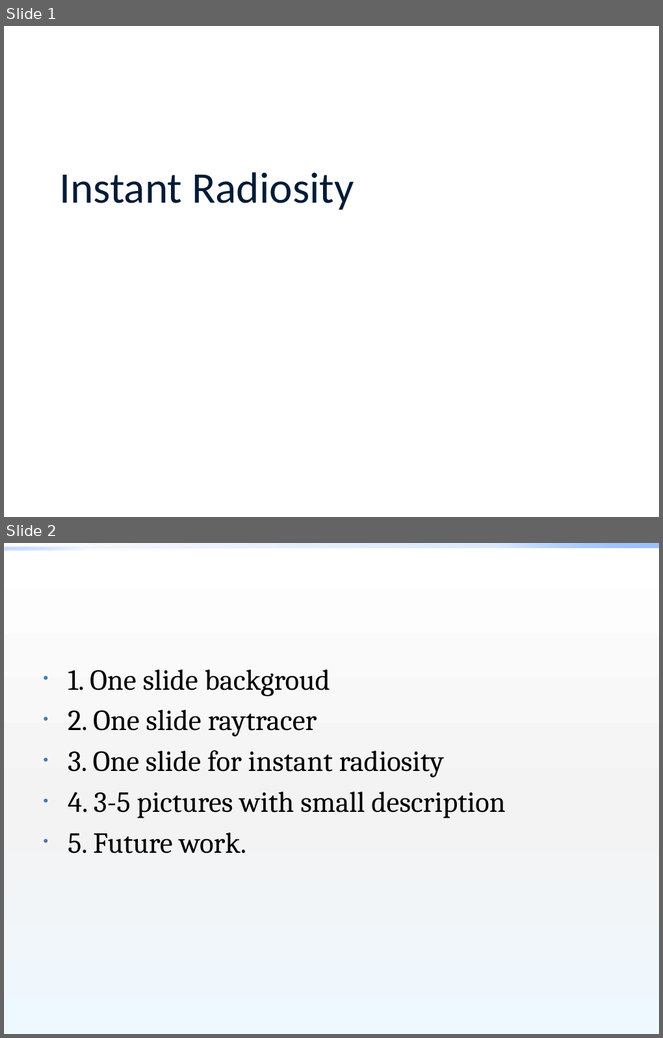
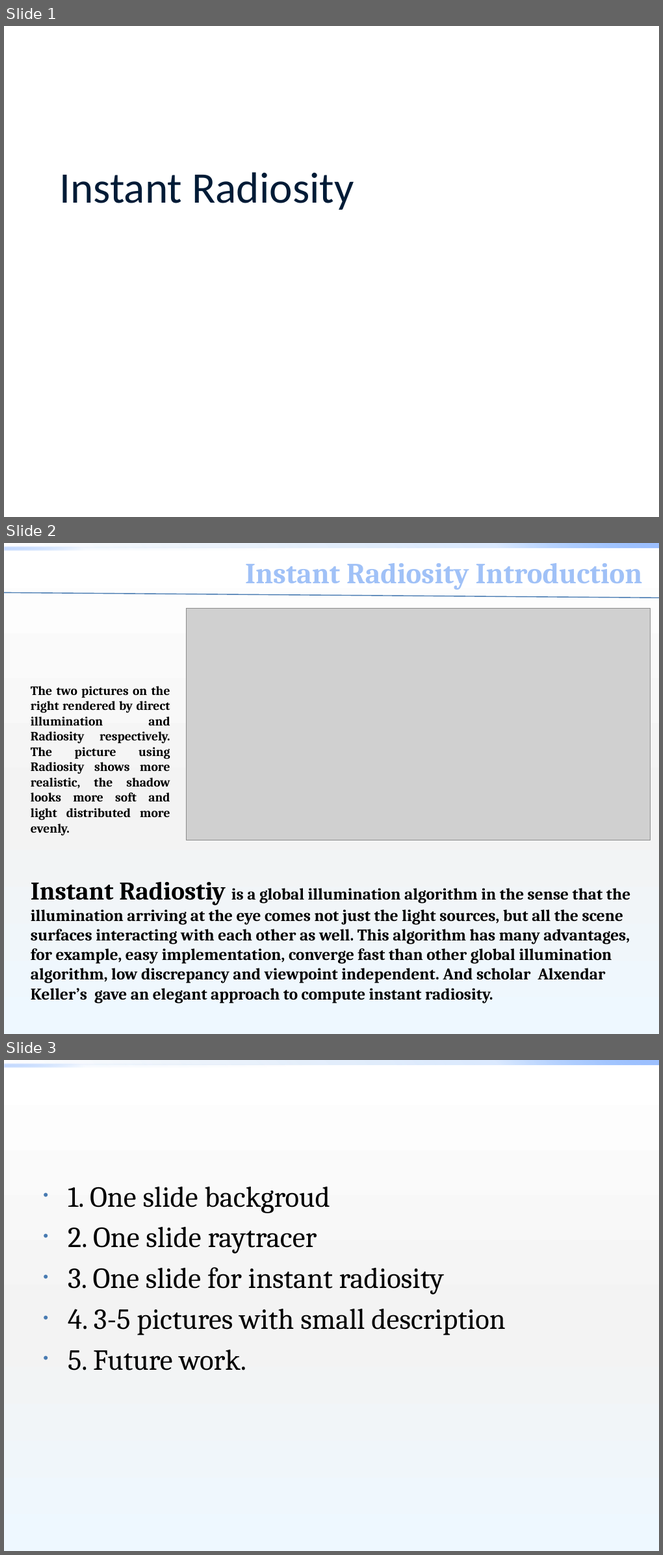
Before and after one commit to zdltheone/instant-radiosity, a slide deck: src/Final write up.pptx. Shown one above the other, each under a label of ours: slides 1 and 2 before the commit, slides 1, 2 and 3 after it. The pictures are 663x1038 and 663x1555 pixels, drawn with LibreOffice and Linux fonts; fonts in the diff are those of the drawing; grey boxes stand for pictures; background and template pictures are left out. Boxes give left, top, right and bottom in pixels: in the first picture for what was removed or moved away, otherwise in the second. Text is boxed around its words. In the diff, an @@ line names an element or a change of style, - is before the commit and + after.

```diff
--- a/src/Final write up.pptx
+++ b/src/Final write up.pptx
@@ slide 2 added at [4, 543, 659, 1034], background gradient #FFFFFF to #F4F4F4 to #EEF9FF; not listed: 2 template elements that a slide beside it also shows @@
@@ text added at [245, 563, 643, 590], 32 pt, text gradient #C0D2F3 to #A1C1F8 to #003B7B, bold @@
+Instant Radiosity Introduction
@@ line added from (4, 593) to (659, 598), #477AB1 1 pt @@
@@ picture added at [187, 608, 651, 840] @@
@@ text added at [31, 686, 170, 835], 14 pt, text #000000, bold @@
+The two pictures on the right rendered by direct illumination and Radiosity respectively. The picture using Radiosity shows more realistic, the shadow looks more soft and light distributed more evenly.
@@ text added at [31, 882, 631, 1004], 18 pt, text #000000, bold @@
+Instant Radiostiy is a global illumination algorithm in the sense that the illumination arriving at the eye comes not just the light sources, but all the scene surfaces interacting with each other as well. This algorithm has many advantages, for example, easy implementation, converge fast than other global illumination algorithm, low discrepancy and viewpoint independent. And scholar Alxendar Keller’s gave an elegant approach to compute instant radiosity.
@@ what was slide 2 is now slide 3 @@
```
Also in this commit, not shown: 3 other slides added.
